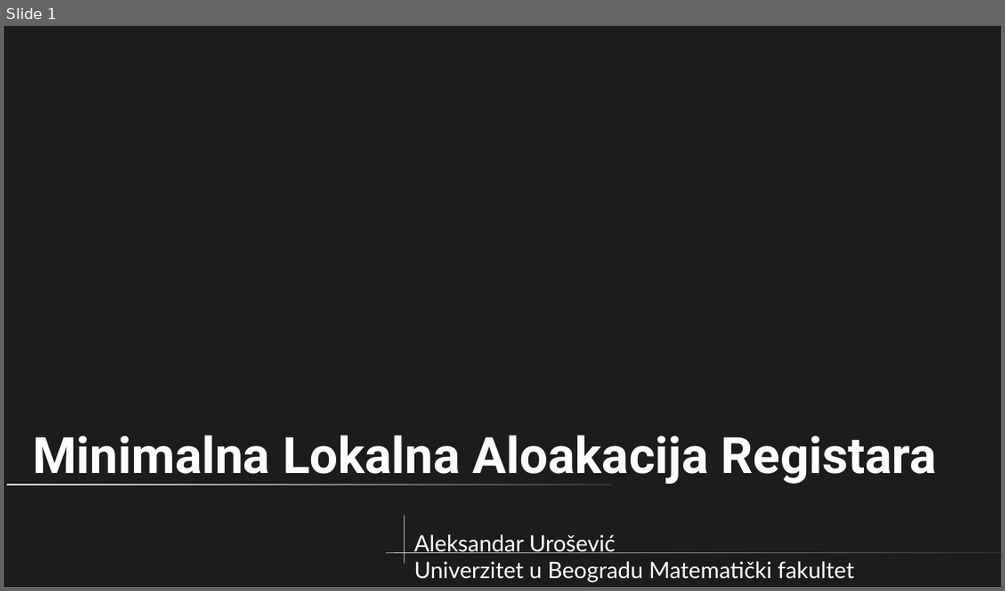
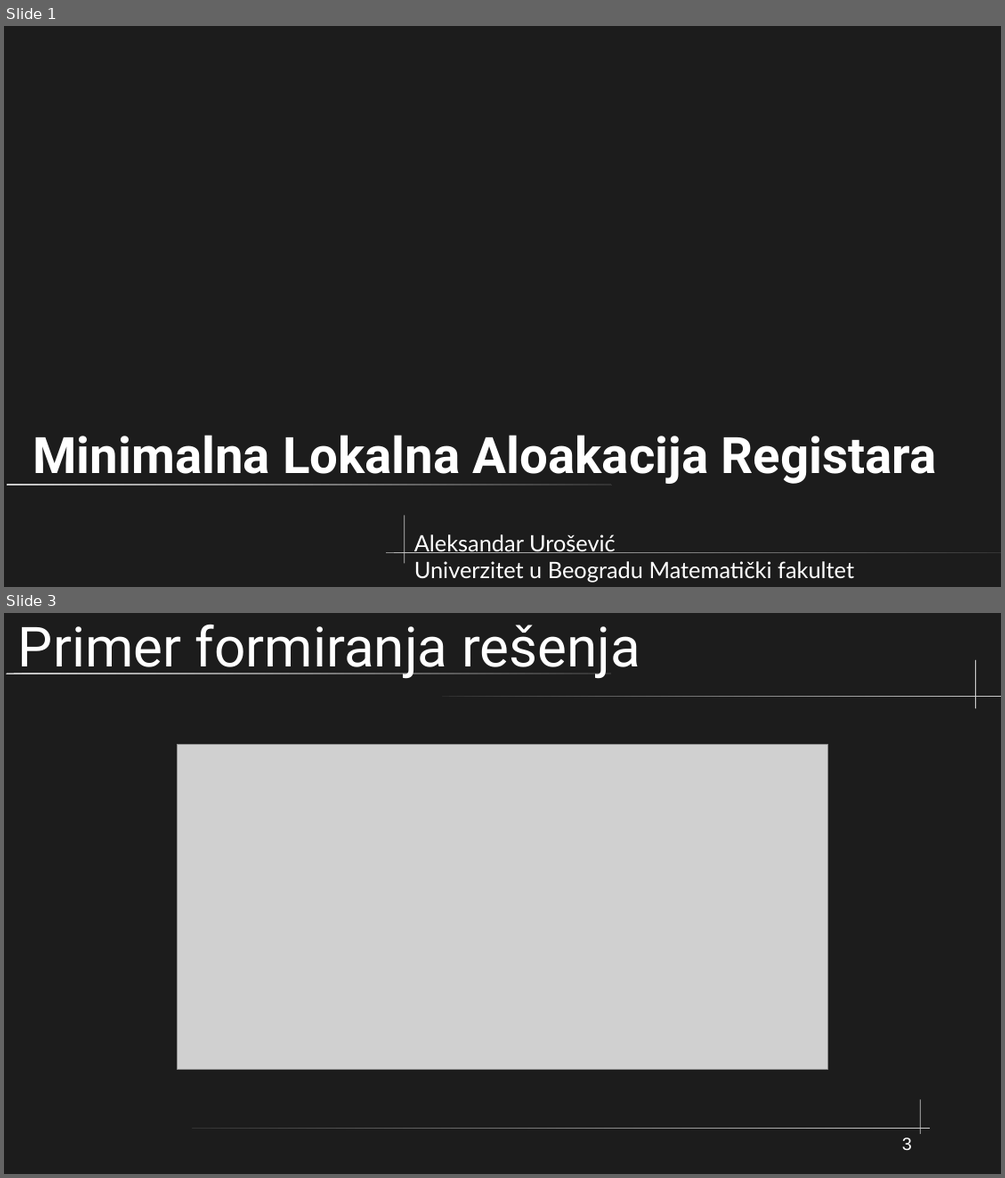
Before and after one commit to drage0/Register, a slide deck: Documentation/Presentation.odp. Shown one above the other, each under a label of ours: slide 1 before the commit, slides 1 and 3 after it; the slides between them are not shown. The pictures are 1005x591 and 1005x1178 pixels, drawn with LibreOffice and Linux fonts; fonts in the diff are those of the drawing; grey boxes stand for pictures. Boxes give left, top, right and bottom in pixels: in the first picture for what was removed or moved away, otherwise in the second. Text is boxed around its words. In the diff, an @@ line names an element or a change of style, - is before the commit and + after.

```diff
--- a/Documentation/Presentation.odp
+++ b/Documentation/Presentation.odp
@@ slide 3 added at [4,613,1001,1174], background #1C1C1C @@
@@ title added at [18,625,640,679], 44 pt, text #FFFFFF @@
+Primer formiranja rešenja
@@ freeform shape added at [976,660,977,709], fill #CCCCCC @@
@@ rounded rectangle added at [6,673,611,674], fill gradient #CCCCCC to #333333 @@
@@ rounded rectangle added at [443,697,1001,698], fill gradient #333333 to #CCCCCC @@
@@ picture added at [177,744,827,1070] @@
@@ freeform shape added at [921,1100,922,1134], fill #CCCCCC @@
@@ rounded rectangle added at [192,1127,930,1128], fill gradient #333333 to #CCCCCC @@
@@ page number added at [902,1137,912,1150], 14 pt, text #FFFFFF @@
+3
```
Also in this commit, not shown: 3 other slides added, 3 slides removed, 2 other files.
